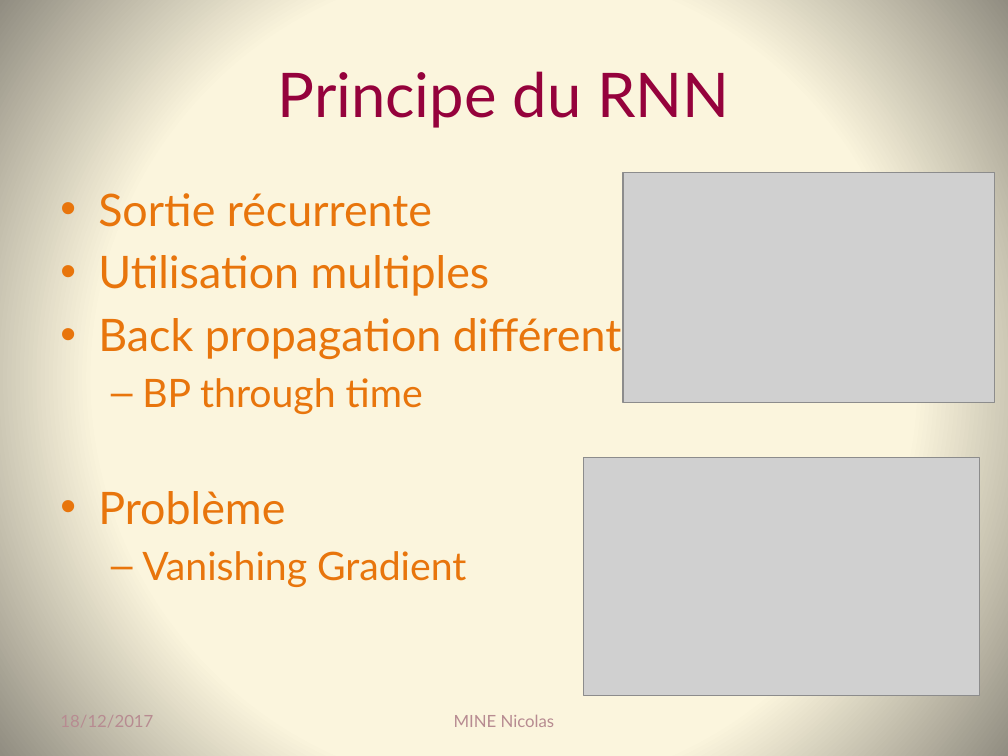
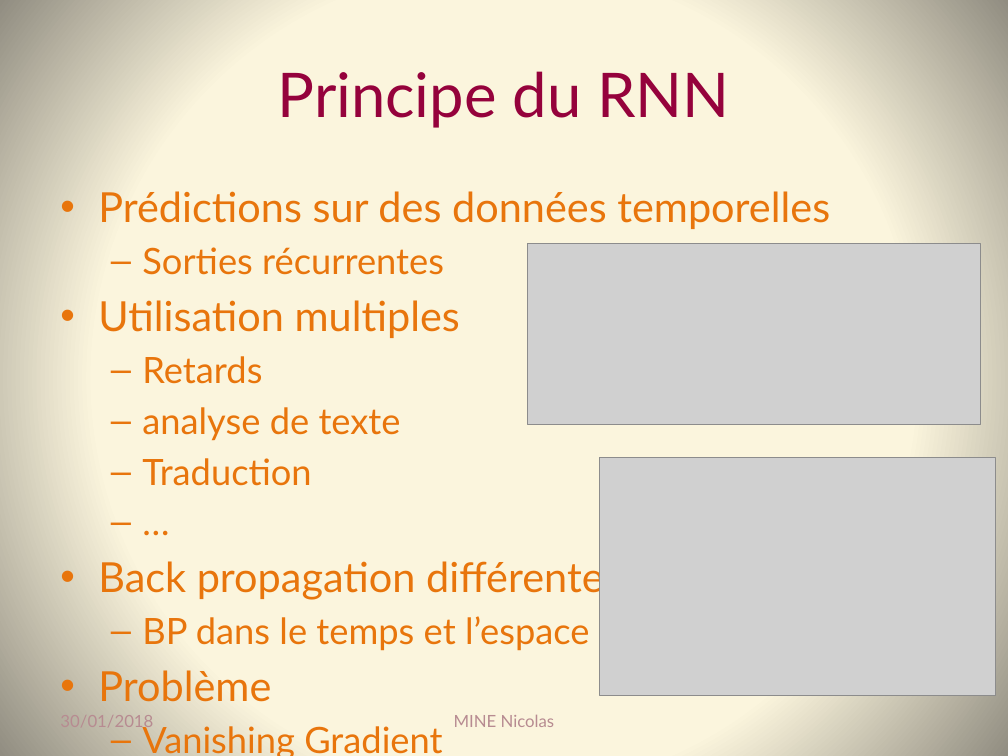
Before and after one commit to Coni63/OC_DS, a slide deck: slide 3 of P8/Presentation_projet_8.pptx. Drawn at 1008x756 pixels with LibreOffice and Linux fonts; fonts in the diff are those of the drawing; grey boxes stand for pictures. Boxes give left, top, right and bottom in pixels: in the first picture for what was removed or moved away, otherwise in the second. Text is boxed around its words. In the diff, an @@ line names an element or a change of style, - is before the commit and + after.

```diff
--- a/P8/Presentation_projet_8.pptx
+++ b/P8/Presentation_projet_8.pptx
@@ text at [98,191,830,275]: text changed; size 32 to 29.6 pt @@
-• Sortie récurrente
+• Prédictions sur des données temporelles
+  – Sorties récurrentes
@@ picture: place and size @@
-picture at [623,172,994,402]
+picture at [528,243,981,424]
@@ text at [98,300,604,702]: size 32 to 29.6 pt in "Utilisation multiples", "Back propagation différente", "Problème"; size 28 to 25.9 pt in "Vanishing Gradient" @@
@@ text at [142,356,401,486]: paragraphs added @@
+  – Retards
+  – analyse de texte
+  – Traduction
+  – …
@@ picture: place and size @@
-picture at [584,458,980,696]
+picture at [599,458,995,696]
@@ text at [142,616,590,651]: text changed; size 28 to 25.9 pt @@
-  – BP through time
+  – BP dans le temps et l’espace
@@ text at [60,715,153,731]: text changed @@
-18/12/2017
+30/01/2018
```
Also in this commit, not shown: 17 other slides changed, 3 other files.
